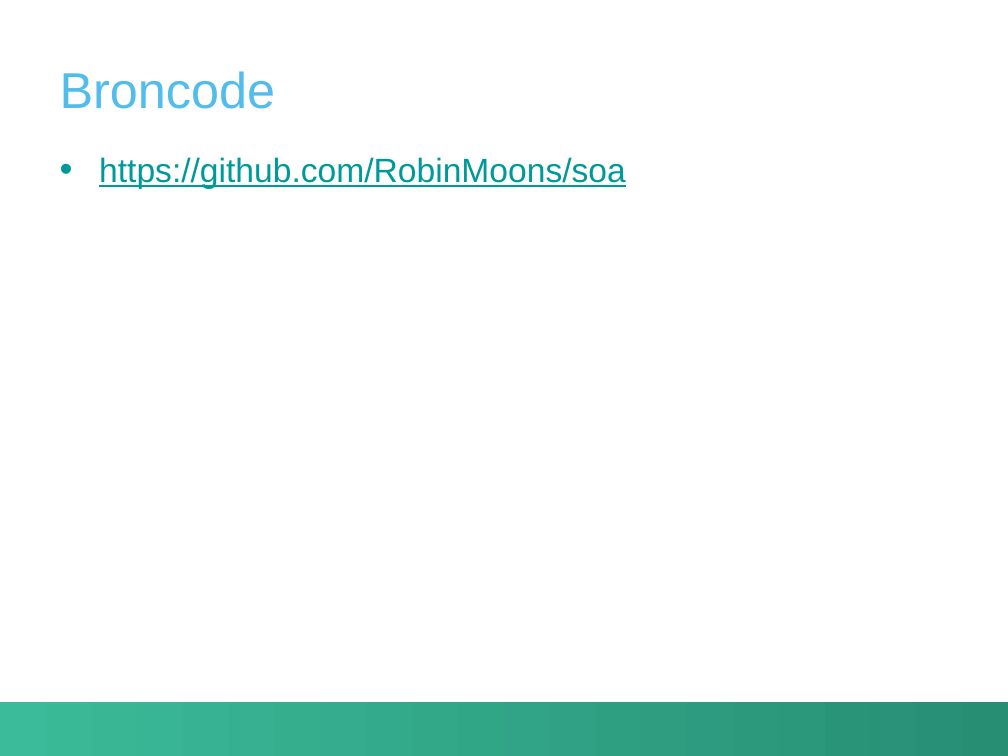
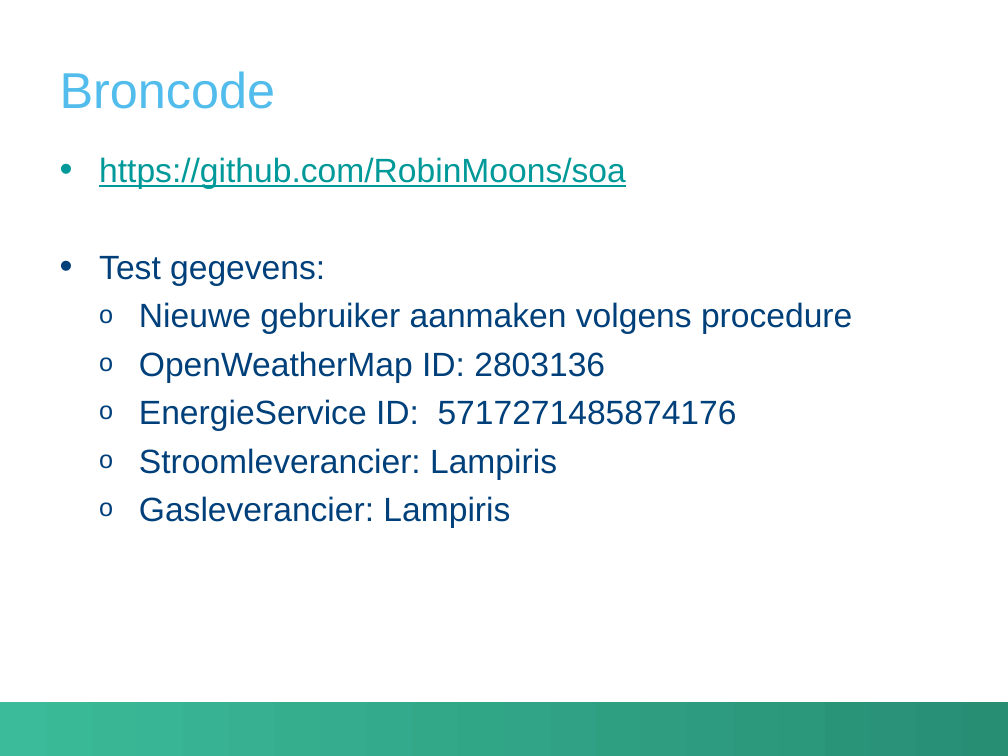
Before and after one commit to RobinMoons/soa, a slide deck: slide 7 of presentatie.pptx. Drawn at 1008x756 pixels with LibreOffice and Linux fonts; fonts in the diff are those of the drawing; background and template pictures are left out. Boxes give left, top, right and bottom in pixels: in the first picture for what was removed or moved away, otherwise in the second. Text is boxed around its words. In the diff, an @@ line names an element or a change of style, - is before the commit and + after.

Commit message:
mc: registreer gebruiker en powerpoint voorbeeld data ingezet

```diff
--- a/presentatie.pptx
+++ b/presentatie.pptx
@@ text at bbox=[99, 256, 852, 528]: paragraphs added @@
+• Test gegevens:
+  o Nieuwe gebruiker aanmaken volgens procedure
+  o OpenWeatherMap ID: 2803136
+  o EnergieService ID: 5717271485874176
+  o Stroomleverancier: Lampiris
+  o Gasleverancier: Lampiris
```
Also in this commit, not shown: 1 other file.
